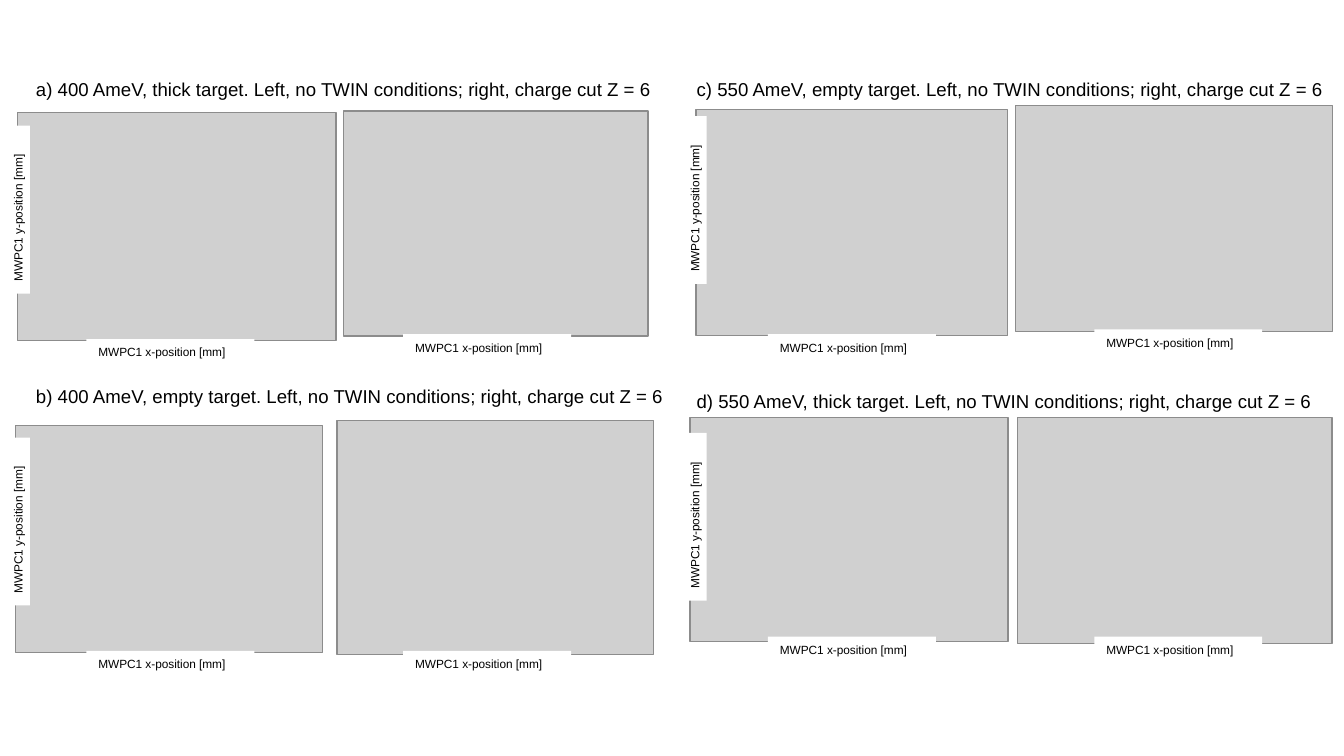
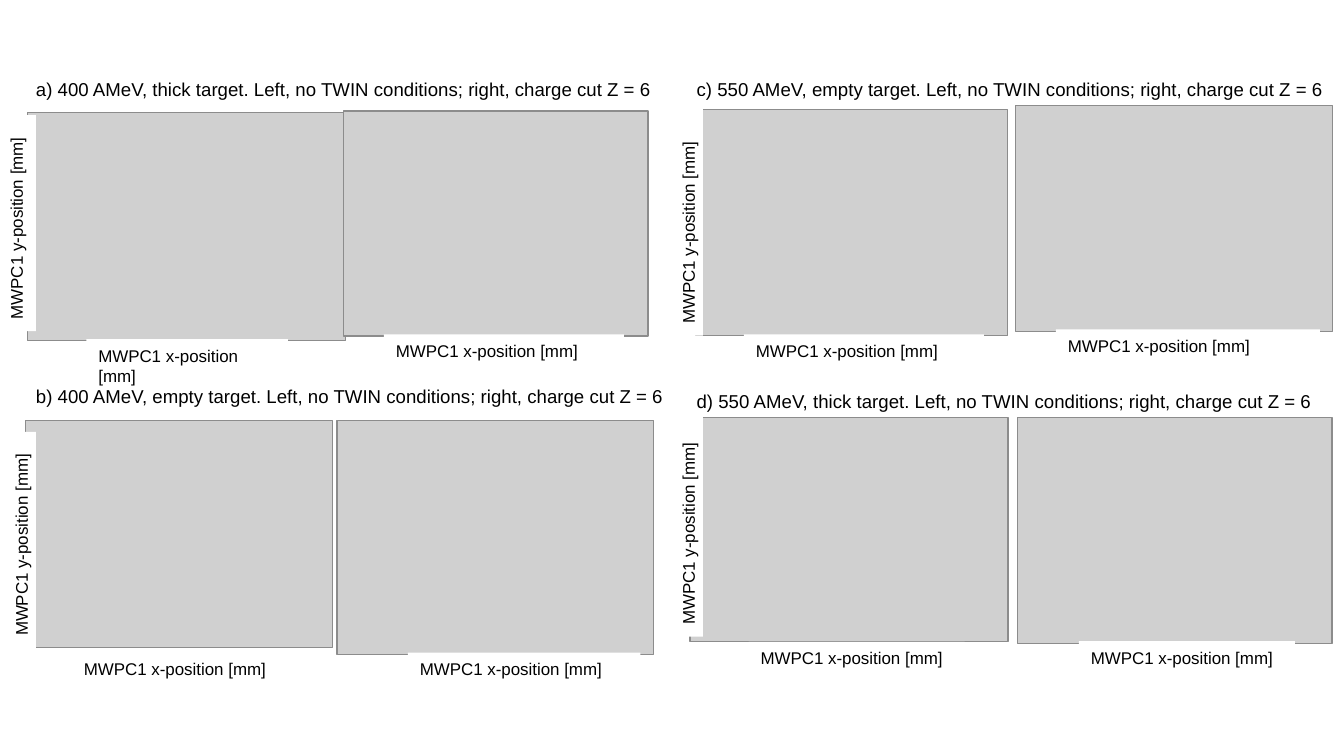
Before and after one commit to jenegger/phd_thesis, a slide deck: slide 1 of other/geo_eff.odp. Drawn at 1344x756 pixels with LibreOffice and Linux fonts; fonts in the diff are those of the drawing; grey boxes stand for pictures. Boxes give left, top, right and bottom in pixels: in the first picture for what was removed or moved away, otherwise in the second. Text is boxed around its words. In the diff, an @@ line names an element or a change of style, - is before the commit and + after.

```diff
--- a/other/geo_eff.odp
+++ b/other/geo_eff.odp
@@ text at [36, 82, 650, 100]: text changed @@
-a) 400 AmeV, thick target. Left, no TWIN conditions; right, charge cut Z = 6
+a) 400 AMeV, thick target. Left, no TWIN conditions; right, charge cut Z = 6
@@ text at [697, 82, 1322, 100]: text changed @@
-c) 550 AmeV, empty target. Left, no TWIN conditions; right, charge cut Z = 6
+c) 550 AMeV, empty target. Left, no TWIN conditions; right, charge cut Z = 6
@@ rectangle "MWPC1 y-position [mm]": place and size @@
-rectangle "MWPC1 y-position [mm]" at [4, 437, 30, 606]
+rectangle "MWPC1 y-position [mm]" at [0, 115, 35, 331]
@@ picture: place and size @@
-picture at [17, 112, 335, 340]
+picture at [27, 112, 345, 340]
@@ rectangle "MWPC1 y-position [mm]": place and size @@
-rectangle "MWPC1 y-position [mm]" at [682, 434, 708, 602]
+rectangle "MWPC1 y-position [mm]" at [673, 95, 704, 335]
@@ rectangle "MWPC1 x-position [mm]": place and size @@
-rectangle "MWPC1 x-position [mm]" at [1095, 637, 1264, 662]
+rectangle "MWPC1 x-position [mm]" at [1056, 329, 1321, 379]
@@ rectangle "MWPC1 x-position [mm]": place and size @@
-rectangle "MWPC1 x-position [mm]" at [404, 334, 572, 360]
+rectangle "MWPC1 x-position [mm]" at [87, 339, 288, 389]
@@ rectangle "MWPC1 x-position [mm]": place and size @@
-rectangle "MWPC1 x-position [mm]" at [87, 651, 255, 677]
+rectangle "MWPC1 x-position [mm]" at [384, 334, 624, 377]
@@ rectangle "MWPC1 x-position [mm]": place and size @@
-rectangle "MWPC1 x-position [mm]" at [1095, 329, 1264, 355]
+rectangle "MWPC1 x-position [mm]" at [744, 334, 984, 384]
@@ text at [36, 389, 662, 407]: text changed @@
-b) 400 AmeV, empty target. Left, no TWIN conditions; right, charge cut Z = 6
+b) 400 AMeV, empty target. Left, no TWIN conditions; right, charge cut Z = 6
@@ rectangle "MWPC1 y-position [mm]" at [673, 413, 703, 637]: rotation 0 to 270 degrees @@
@@ text at [697, 394, 1310, 412]: text changed @@
-d) 550 AmeV, thick target. Left, no TWIN conditions; right, charge cut Z = 6
+d) 550 AMeV, thick target. Left, no TWIN conditions; right, charge cut Z = 6
@@ rectangle "MWPC1 y-position [mm]": place and size @@
-rectangle "MWPC1 y-position [mm]" at [682, 116, 708, 285]
+rectangle "MWPC1 y-position [mm]" at [5, 432, 35, 648]
@@ picture: place and size @@
-picture at [16, 426, 323, 654]
+picture at [26, 421, 333, 649]
@@ text in rectangle at [680, 446, 699, 623]: text changed; size 7 to 10 pt @@
-MWPC1 x-position [mm]
+MWPC1 y-position [mm]
@@ size 7 to 10 pt in 10 elements at [749, 643, 965, 693], [87, 339, 288, 389], [1056, 329, 1321, 379], [744, 334, 984, 384], [409, 652, 642, 702], [384, 334, 624, 377], [673, 95, 704, 335], [5, 432, 35, 648], [0, 115, 35, 331], [84, 662, 265, 679] @@
@@ text "MWPC1 x-position [mm]": place and size @@
-text "MWPC1 x-position [mm]" at [404, 651, 572, 677]
+text "MWPC1 x-position [mm]" at [84, 662, 265, 679]
@@ rectangle "MWPC1 x-position [mm]": place and size @@
-rectangle "MWPC1 x-position [mm]" at [768, 334, 937, 360]
+rectangle "MWPC1 x-position [mm]" at [409, 652, 642, 702]
@@ rectangle "MWPC1 x-position [mm]": place and size @@
-rectangle "MWPC1 x-position [mm]" at [768, 637, 937, 662]
+rectangle "MWPC1 x-position [mm]" at [749, 643, 965, 693]
@@ rectangle "MWPC1 x-position [mm]" at [1079, 642, 1295, 692]: rotation 270 to 0 degrees @@
@@ text in rectangle at [1091, 651, 1272, 668]: text changed; size 7 to 10 pt @@
-MWPC1 y-position [mm]
+MWPC1 x-position [mm]
```
Also in this commit, not shown: 8 other files.
